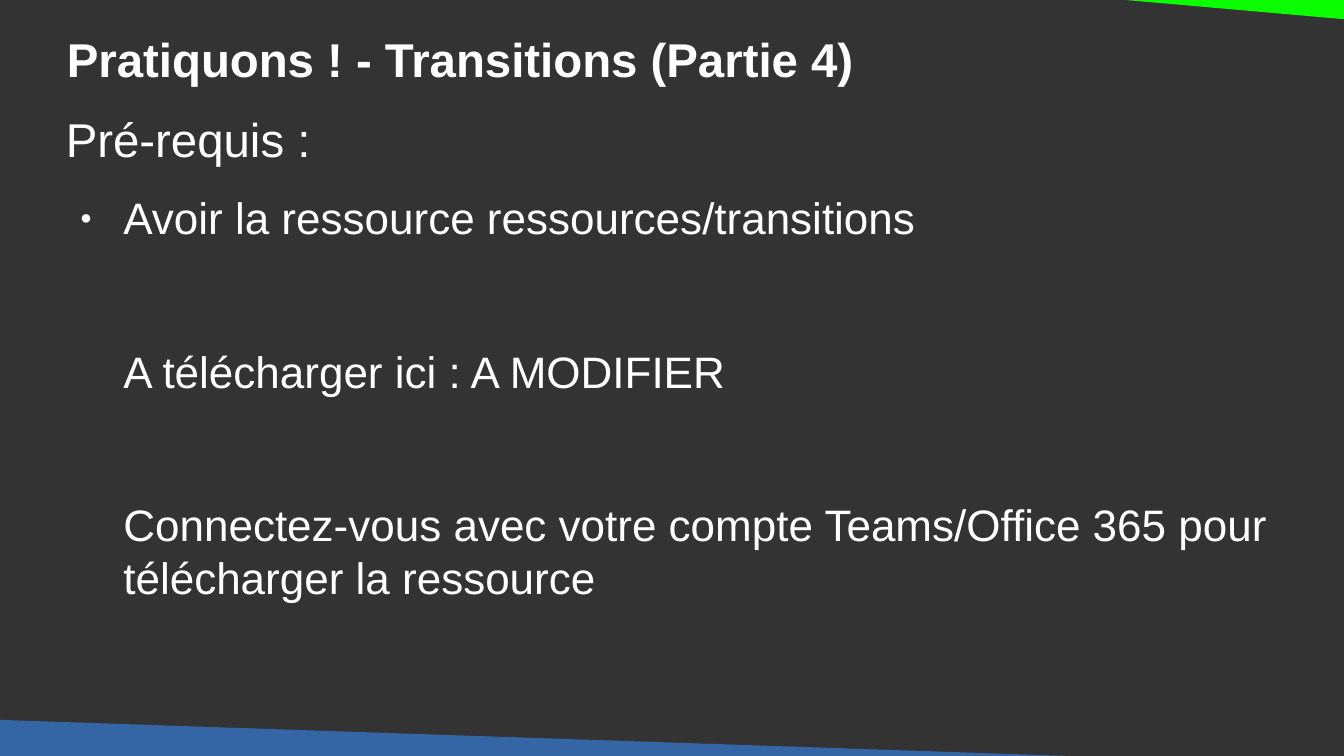
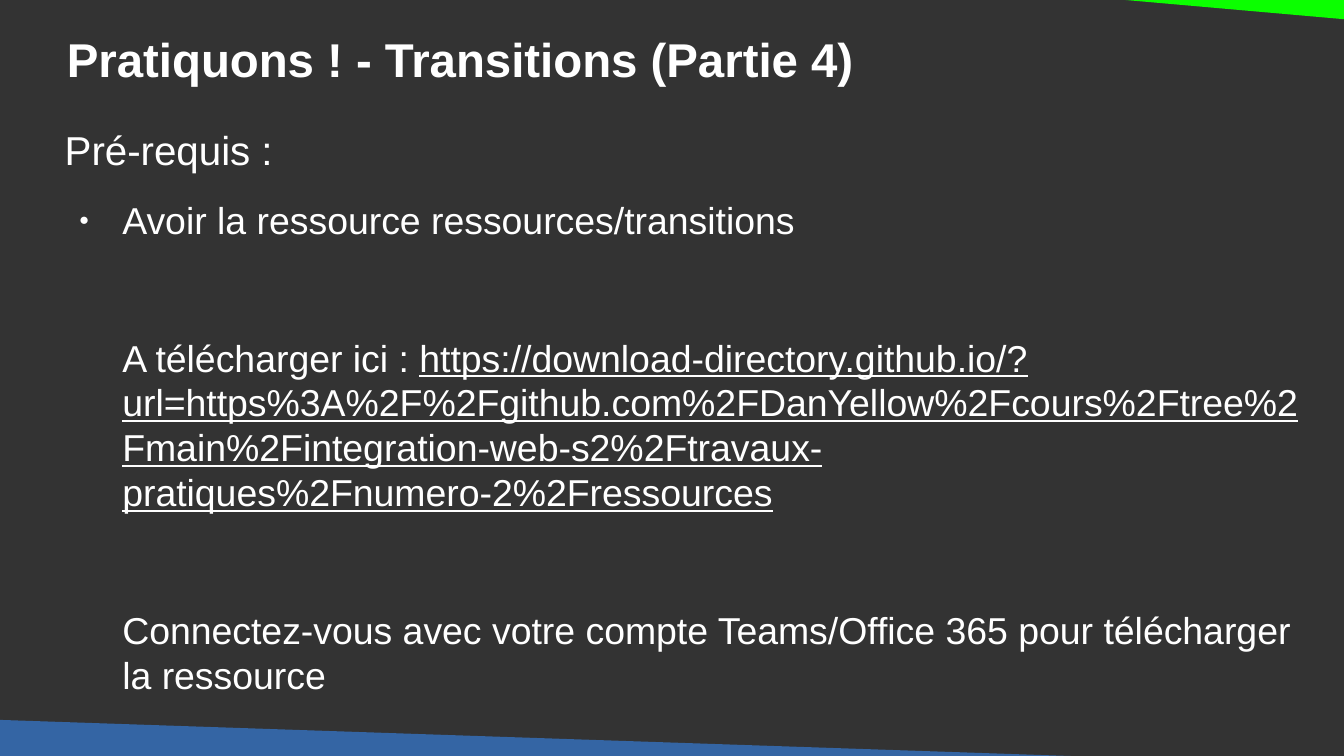
Before and after one commit to DanYellow/cours, a slide deck: slide 31 of integration-web-s2/travaux-pratiques/numero-2/presentation.odp. Drawn at 1344x756 pixels with LibreOffice and Linux fonts; fonts in the diff are those of the drawing. Boxes give left, top, right and bottom in pixels: in the first picture for what was removed or moved away, otherwise in the second. Text is boxed around its words. In the diff, an @@ line names an element or a change of style, - is before the commit and + after.

```diff
--- a/integration-web-s2/travaux-pratiques/numero-2/presentation.odp
+++ b/integration-web-s2/travaux-pratiques/numero-2/presentation.odp
@@ text at (x1=65, y1=135, x2=1291, y2=690): size 28 to 23.8 pt in "Pré-requis :"; size 26 to 22.1 pt in "Avoir la ressource ressources/transitions", "Connectez-vous avec votre compte Teams/Office 365 pour ..." @@
@@ text "Pré-requis :" moved from (x1=66, y1=122, x2=1266, y2=603) to (x1=65, y1=135, x2=1298, y2=690) @@
@@ text at (x1=122, y1=344, x2=1298, y2=514): text changed; size 26 to 22.1 pt @@
-A télécharger ici : A MODIFIER
+A télécharger ici : https://download-directory.github.io/?url=https%3A%2F%2Fgithub.com%2FDanYellow%2Fcours%2Ftree%2Fmain%2Fintegration-web-s2%2Ftravaux-pratiques%2Fnumero-2%2Fressources
```
Also in this commit, not shown: 2 other slides changed, 26 other files.
